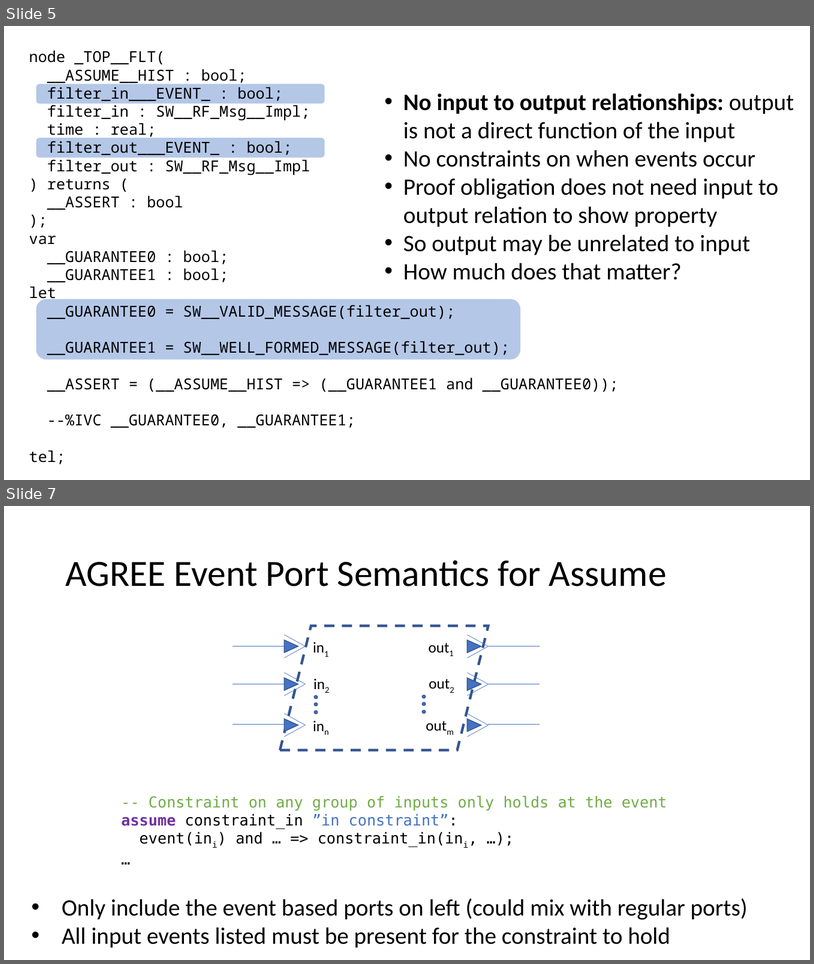
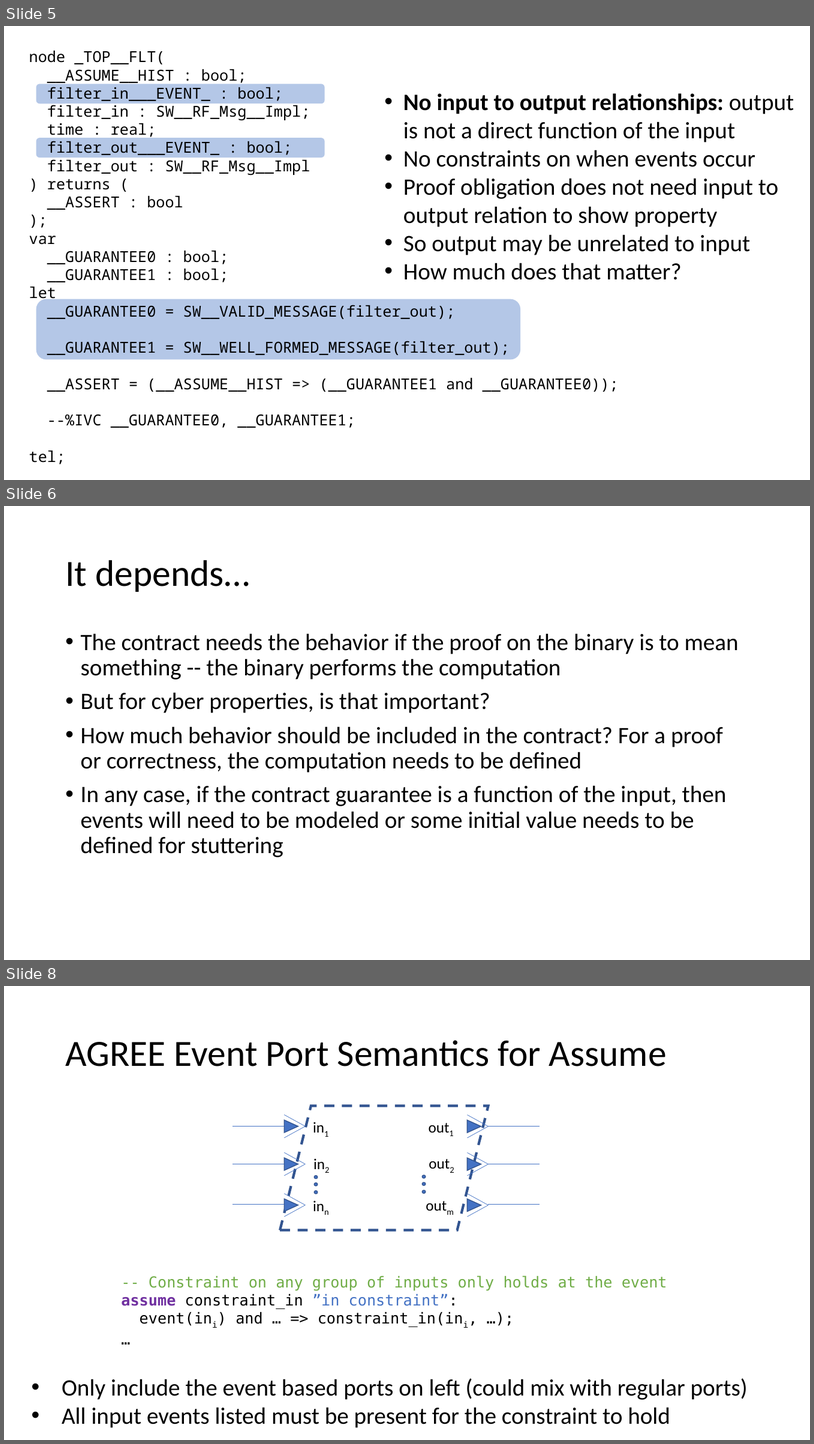
Before and after one commit to loonwerks/CASE, a slide deck: TA2/AGREE_event_ports/agree_event_semantics.pptx. Shown one above the other, each under a label of ours: slides 5 and 7 before the commit, slides 5, 6 and 8 after it; the slides between them are not shown. The pictures are 814x964 and 814x1444 pixels, drawn with LibreOffice and Linux fonts; fonts in the diff are those of the drawing. Boxes give left, top, right and bottom in pixels: in the first picture for what was removed or moved away, otherwise in the second. Text is boxed around its words. In the diff, an @@ line names an element or a change of style, - is before the commit and + after.

Commit message:
Add clarification on behavior in contracts

```diff
--- a/TA2/AGREE_event_ports/agree_event_semantics.pptx
+++ b/TA2/AGREE_event_ports/agree_event_semantics.pptx
@@ slide 6 added at <box>4,506,810,960</box>, background #FFFFFF @@
@@ title added at <box>65,560,249,592</box>, 44 pt, text #000000 @@
+It depends…
@@ text added at <box>81,633,739,857</box>, 28 pt, text #000000 @@
+• The contract needs the behavior if the proof on the binary is to mean something -- the binary performs the computation
+• But for cyber properties, is that important?
+• How much behavior should be included in the contract? For a proof or correctness, the computation needs to be defined
+• In any case, if the contract guarantee is a function of the input, then events will need to be modeled or some initial value needs to be defined for stuttering
@@ what was slide 7 is now slide 8 @@
```
Also in this commit, not shown: 1 slide changed.
